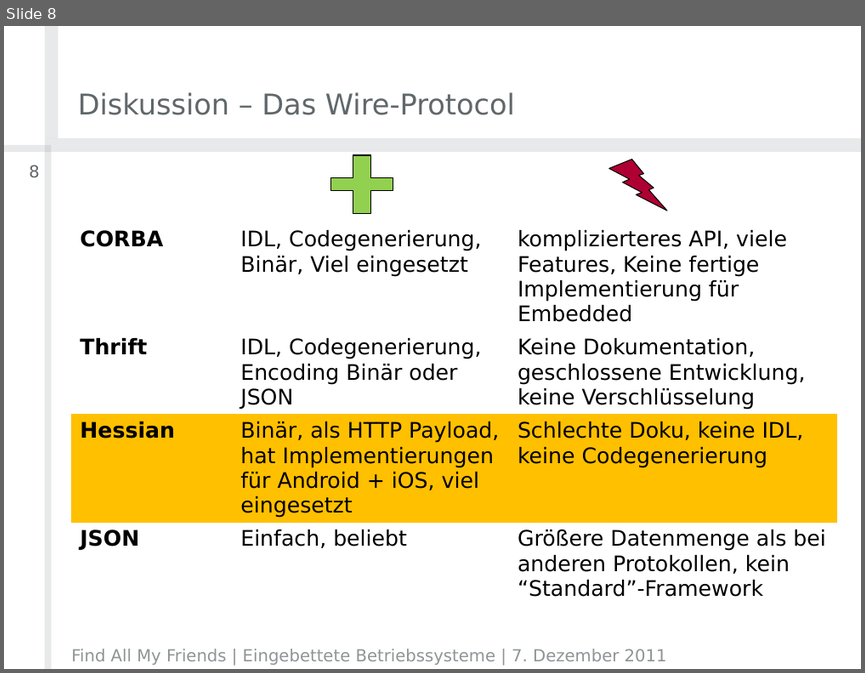
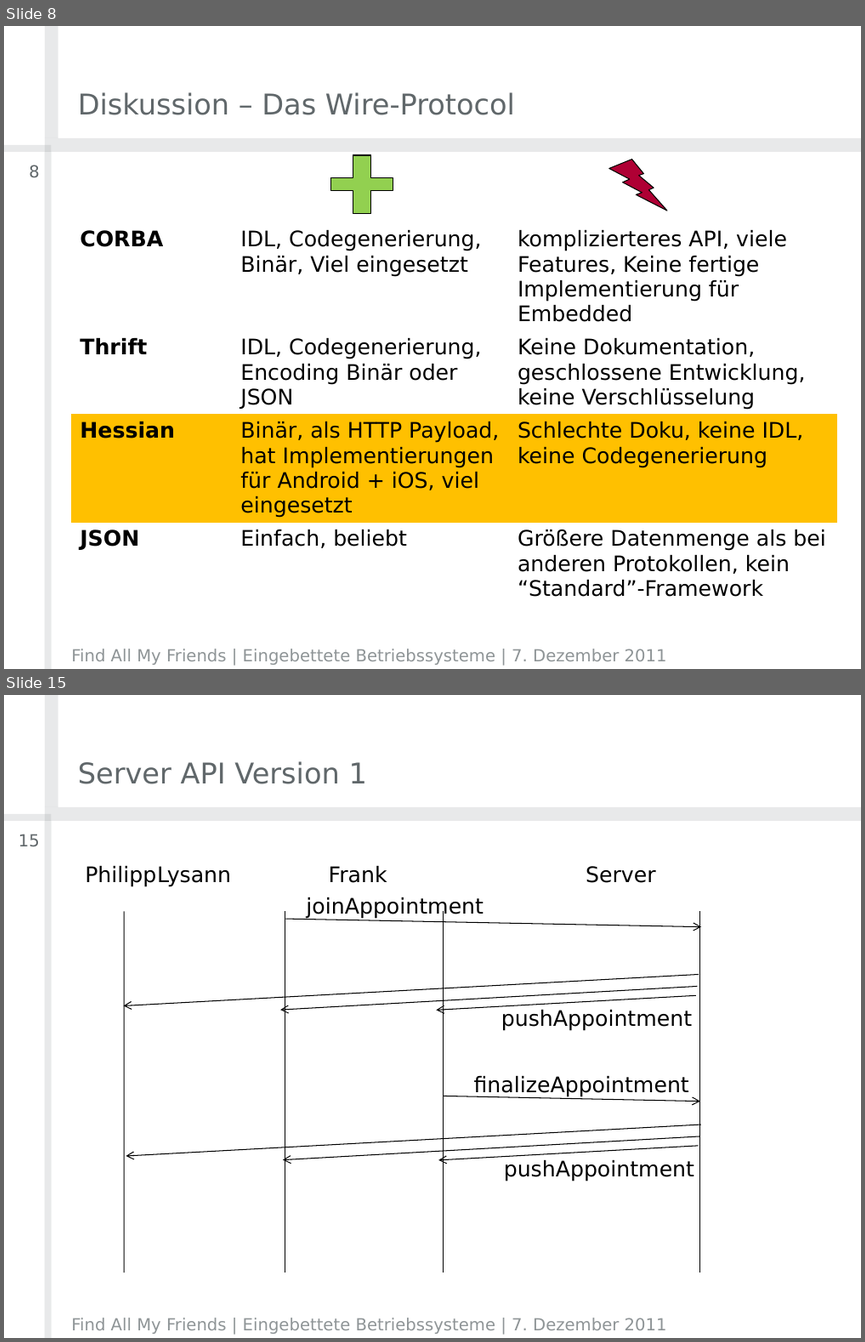
Before and after one commit to timfel/meet4xmas, a slide deck: presentations/2011-12-07_Projektvorstellung.pptx. Shown one above the other, each under a label of ours: slide 8 before the commit, slides 8 and 15 after it; the slides between them are not shown. The pictures are 865x673 and 865x1342 pixels, drawn with LibreOffice and Linux fonts; fonts in the diff are those of the drawing; background and template pictures are left out. Boxes give left, top, right and bottom in pixels: in the first picture for what was removed or moved away, otherwise in the second. Text is boxed around its words. In the diff, an @@ line names an element or a change of style, - is before the commit and + after.

```diff
--- a/presentations/2011-12-07_Projektvorstellung.pptx
+++ b/presentations/2011-12-07_Projektvorstellung.pptx
@@ slide 15 added at <box>4,695,861,1338</box>, background #FFFFFF; not listed: 4 template elements that a slide beside it also shows @@
@@ title added at <box>78,761,367,784</box>, 24 pt, text #60676A @@
+Server API Version 1
@@ page number added at <box>18,834,40,847</box>, 14 pt, text #60676A @@
+15
@@ text added at <box>329,866,656,883</box>, 18 pt, text #000000 @@
+Philipp Lysann Frank Server
@@ text added at <box>306,897,483,919</box>, 18 pt, text #000000 @@
+joinAppointment
@@ line added from (124, 911) to (124, 1272), #000000 0.75 pt @@
@@ line added from (284, 911) to (284, 1272), #000000 0.75 pt @@
@@ arrow added from (286, 919) to (702, 927), #000000 0.75 pt @@
@@ line added from (443, 911) to (443, 1272), #000000 0.75 pt @@
@@ line added from (699, 911) to (699, 1272), #000000 0.75 pt @@
@@ arrow added from (698, 975) to (123, 1006), #000000 0.75 pt @@
@@ arrow added from (697, 987) to (281, 1009), #000000 0.75 pt @@
@@ arrow added from (695, 996) to (436, 1009), #000000 0.75 pt @@
@@ text added at <box>501,1009,692,1031</box>, 18 pt, text #000000 @@
+pushAppointment
@@ text added at <box>474,1076,689,1097</box>, 18 pt, text #000000 @@
+finalizeAppointment
@@ arrow added from (443, 1096) to (699, 1101), #000000 0.75 pt @@
@@ arrow added from (701, 1124) to (126, 1156), #000000 0.75 pt @@
@@ arrow added from (699, 1136) to (283, 1159), #000000 0.75 pt @@
@@ arrow added from (698, 1145) to (438, 1160), #000000 0.75 pt @@
@@ text added at <box>504,1160,694,1181</box>, 18 pt, text #000000 @@
+pushAppointment
@@ text added at <box>71,1317,667,1333</box>, 14 pt, text #8E9496 @@
+Find All My Friends | Eingebettete Betriebssysteme | 7. Dezember 2011
```
Also in this commit, not shown: 2 slides changed, 6 other slides added.
